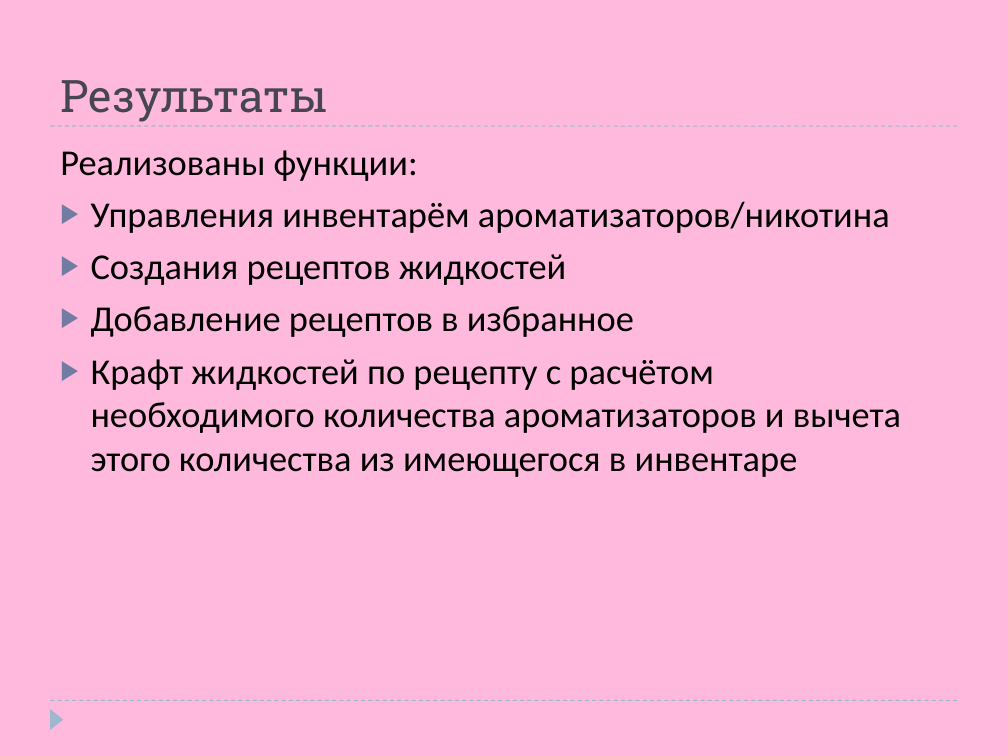
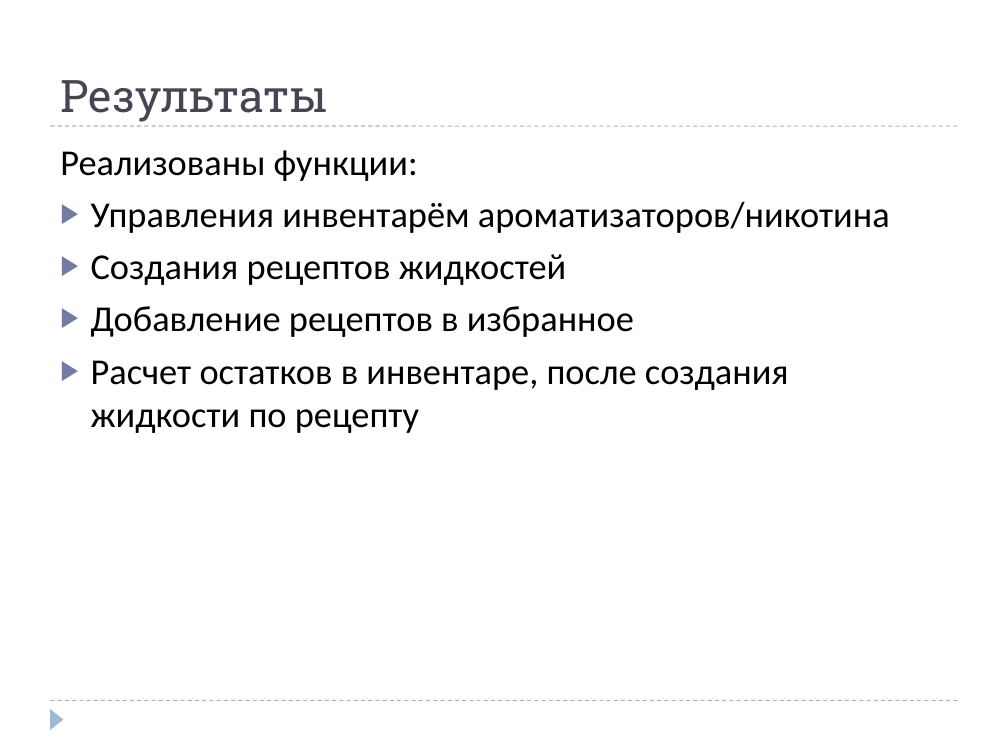
Before and after one commit to yoshi-lyosha/eLiquidInventory, a slide deck: slide 13 of analysis&design/eLiquidInventory.pptx. Drawn at 1008x756 pixels with LibreOffice and Linux fonts; fonts in the diff are those of the drawing. Boxes give left, top, right and bottom in pixels: in the first picture for what was removed or moved away, otherwise in the second. Text is boxed around its words. In the diff, an @@ line names an element or a change of style, - is before the commit and + after.

Commit message:
Последние правки презентации

```diff
--- a/analysis&design/eLiquidInventory.pptx
+++ b/analysis&design/eLiquidInventory.pptx
@@ background #FFB9DC to #FFFFFF @@
@@ text at [91, 360, 789, 433]: text changed @@
-▶ Крафт жидкостей по рецепту с расчётом необходимого количества ароматизаторов и вычета этого количества из имеющегося в инвентаре
+▶ Расчет остатков в инвентаре, после создания жидкости по рецепту
```
Also in this commit, not shown: 19 other slides changed, 1 other file.
